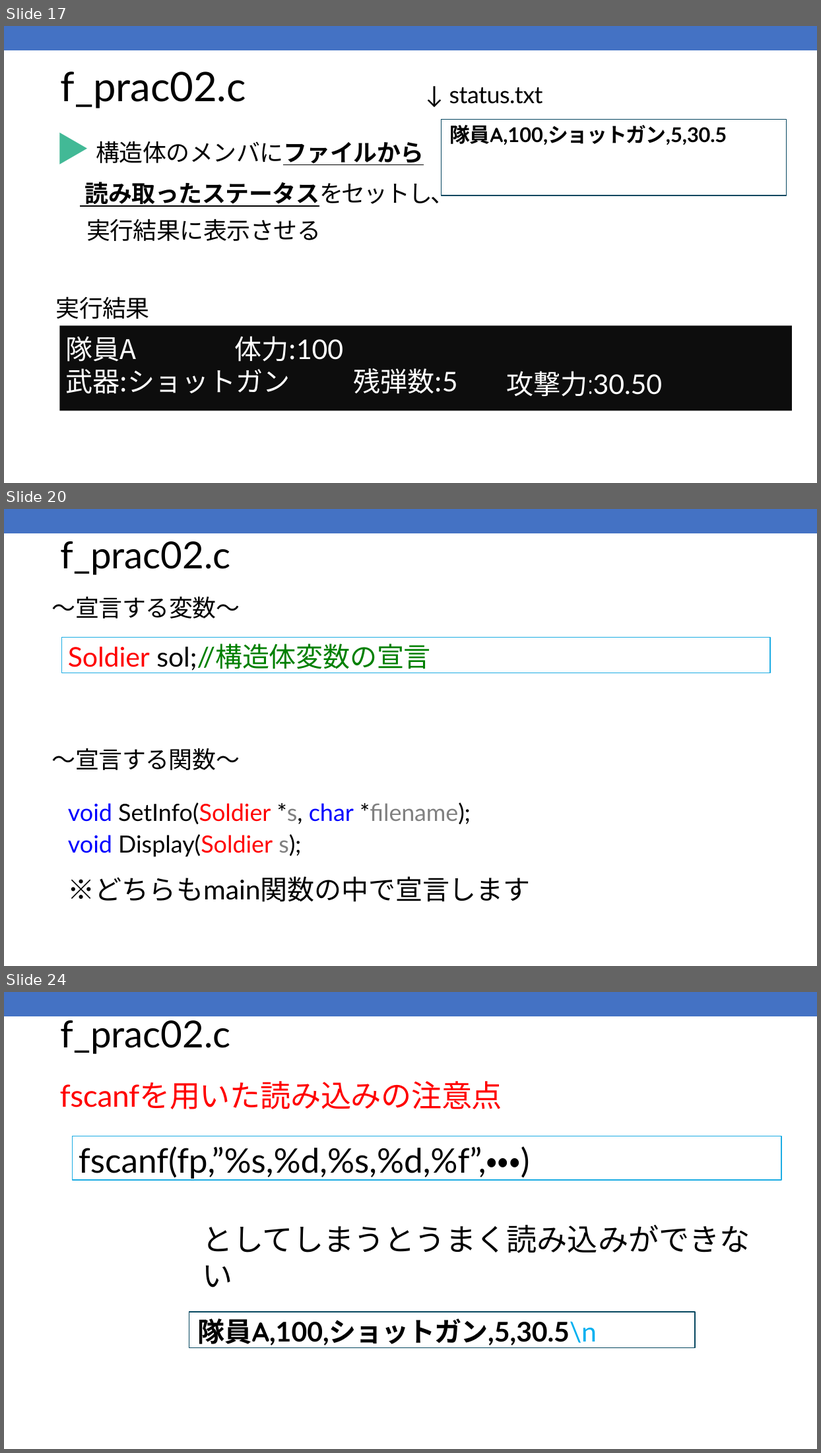
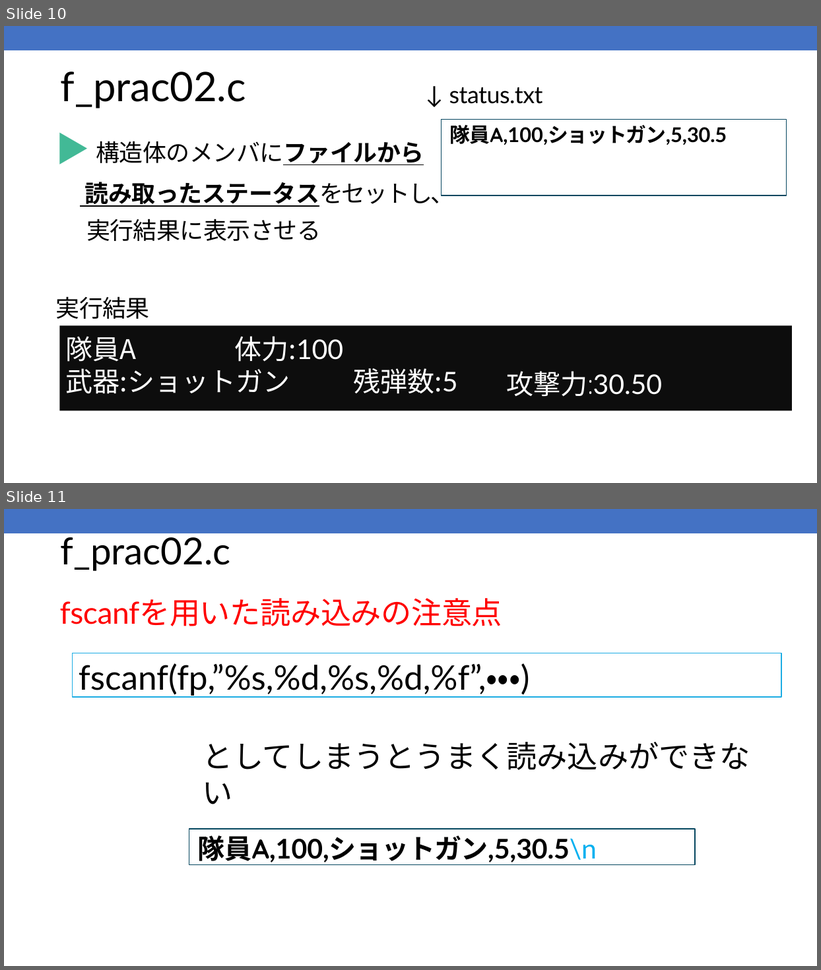
Before and after one commit to kic-murata/cpp2025, a slide deck: 授業資料/演習問題：ファイル処理.pptx. Shown one above the other, each under a label of ours: slides 17, 20 and 24 before the commit, slides 10 and 11 after it; the slides between them are not shown. The pictures are 821x1453 and 821x970 pixels, drawn with LibreOffice and Linux fonts; fonts in the diff are those of the drawing. Boxes give left, top, right and bottom in pixels: in the first picture for what was removed or moved away, otherwise in the second. Text is boxed around its words. In the diff, an @@ line names an element or a change of style, - is before the commit and + after.

```diff
--- a/授業資料/演習問題：ファイル処理.pptx
+++ b/授業資料/演習問題：ファイル処理.pptx
@@ slide 20 removed at [4,509,817,966], background #FFFFFF; not listed: 1 template element that a slide beside it also shows @@
@@ title removed at [61,541,230,575] @@
-f_prac02.c
@@ text removed at [52,596,240,619] @@
-～宣言する変数～
@@ rectangle removed at [62,638,771,673] @@
-Soldier sol;//構造体変数の宣言
@@ text removed at [52,748,531,902] @@
-～宣言する関数～
-void SetInfo(Soldier *s, char *filename);
-void Display(Soldier s);
-※どちらもmain関数の中で宣言します
@@ what was slide 17 is now slide 10 @@
@@ what was slide 24 is now slide 11 @@
```
Also in this commit, not shown: 7 slides changed, 20 other slides removed, 4 other files.
